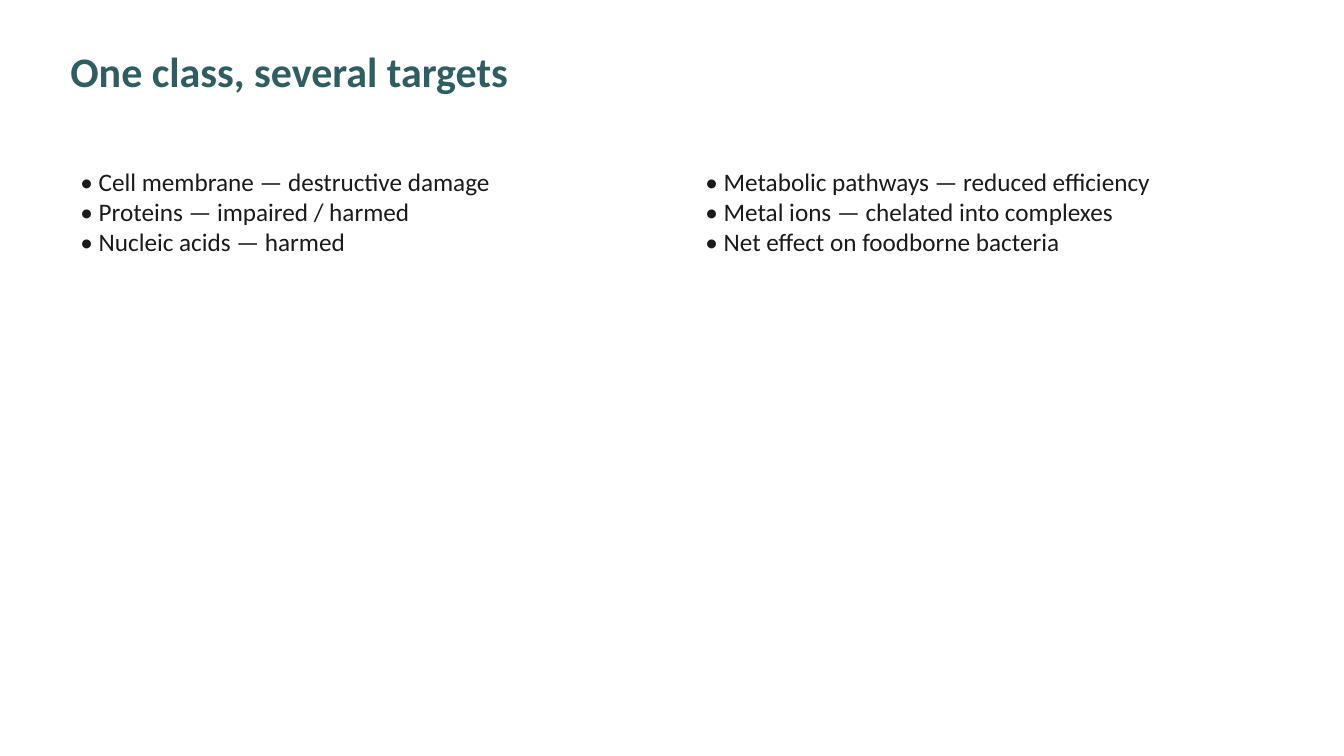
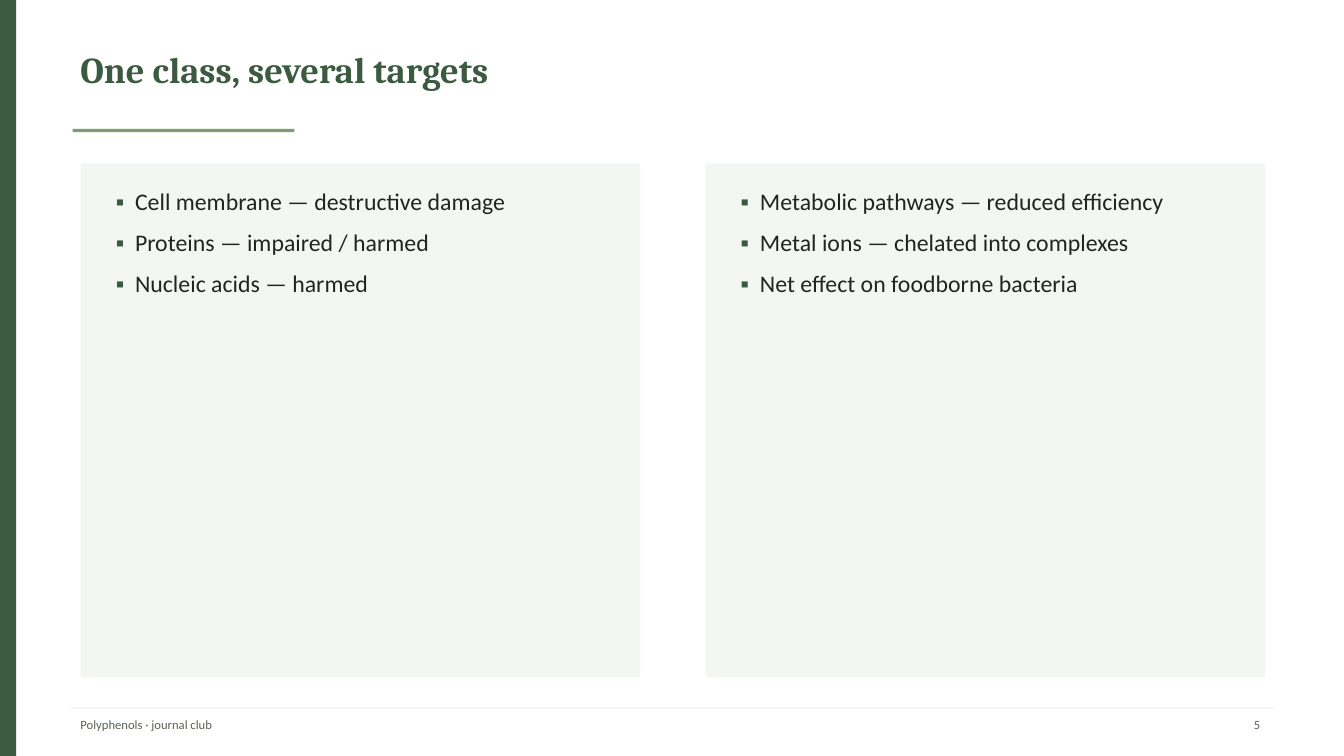
Before and after one commit to PangenomeAI/academic-skills-food-nutrition, a slide deck: slide 5 of food-ppt/examples/polyphenols-antimicrobial-review.pptx. Drawn at 1344x756 pixels with LibreOffice and Linux fonts; fonts in the diff are those of the drawing. Boxes give left, top, right and bottom in pixels: in the first picture for what was removed or moved away, otherwise in the second. Text is boxed around its words. In the diff, an @@ line names an element or a change of style, - is before the commit and + after.

```diff
--- a/food-ppt/examples/polyphenols-antimicrobial-review.pptx
+++ b/food-ppt/examples/polyphenols-antimicrobial-review.pptx
@@ rectangle added at box(0, 0, 16, 756), fill #3B5A40 @@
@@ text "One class, several targets": place and size @@
-text "One class, several targets" at box(70, 57, 508, 94)
+text "One class, several targets" at box(80, 57, 488, 91)
@@ text "One class, several targets" at box(80, 57, 488, 91): size 30 to 26 pt, font Calibri to Cambria, text colour #2F5D62 to #3B5A40; more space between paragraphs @@
@@ rectangle added at box(73, 129, 294, 132), fill #7D9D74 @@
@@ rectangle added at box(81, 163, 640, 678), fill #F4F7F1 @@
@@ rectangle added at box(706, 163, 1265, 678), fill #F4F7F1 @@
@@ text at box(135, 193, 505, 292): text changed; size 18 to 17 pt; text colour #1A1A1A to #20261F @@
-• Cell membrane — destructive damage
-• Proteins — impaired / harmed
-• Nucleic acids — harmed
+▪ Cell membrane — destructive damage
+▪ Proteins — impaired / harmed
+▪ Nucleic acids — harmed
@@ text at box(760, 193, 1163, 292): text changed; size 18 to 17 pt; text colour #1A1A1A to #20261F @@
-• Metabolic pathways — reduced efficiency
-• Metal ions — chelated into complexes
-• Net effect on foodborne bacteria
+▪ Metabolic pathways — reduced efficiency
+▪ Metal ions — chelated into complexes
+▪ Net effect on foodborne bacteria
@@ rectangle added at box(71, 708, 1273, 709), fill #EEF1EC @@
@@ text added at box(80, 720, 211, 731), 9 pt, text #5C6357 @@
+Polyphenols · journal club
@@ text added at box(1254, 721, 1260, 729), 9 pt, text #5C6357 @@
+5
```
Also in this commit, not shown: 9 other slides changed, 19 other files.
